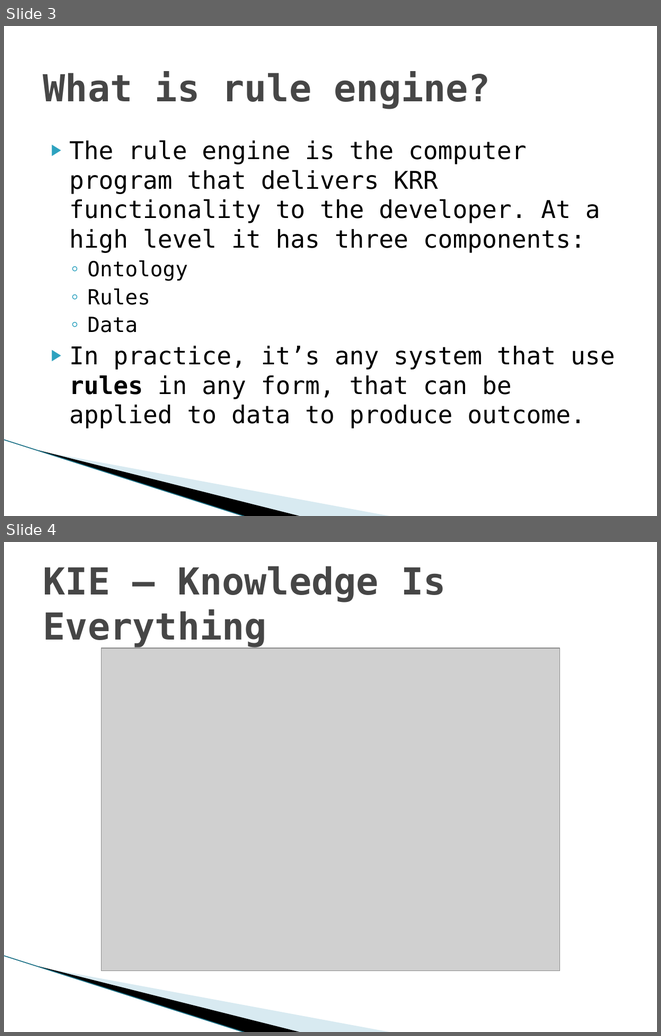
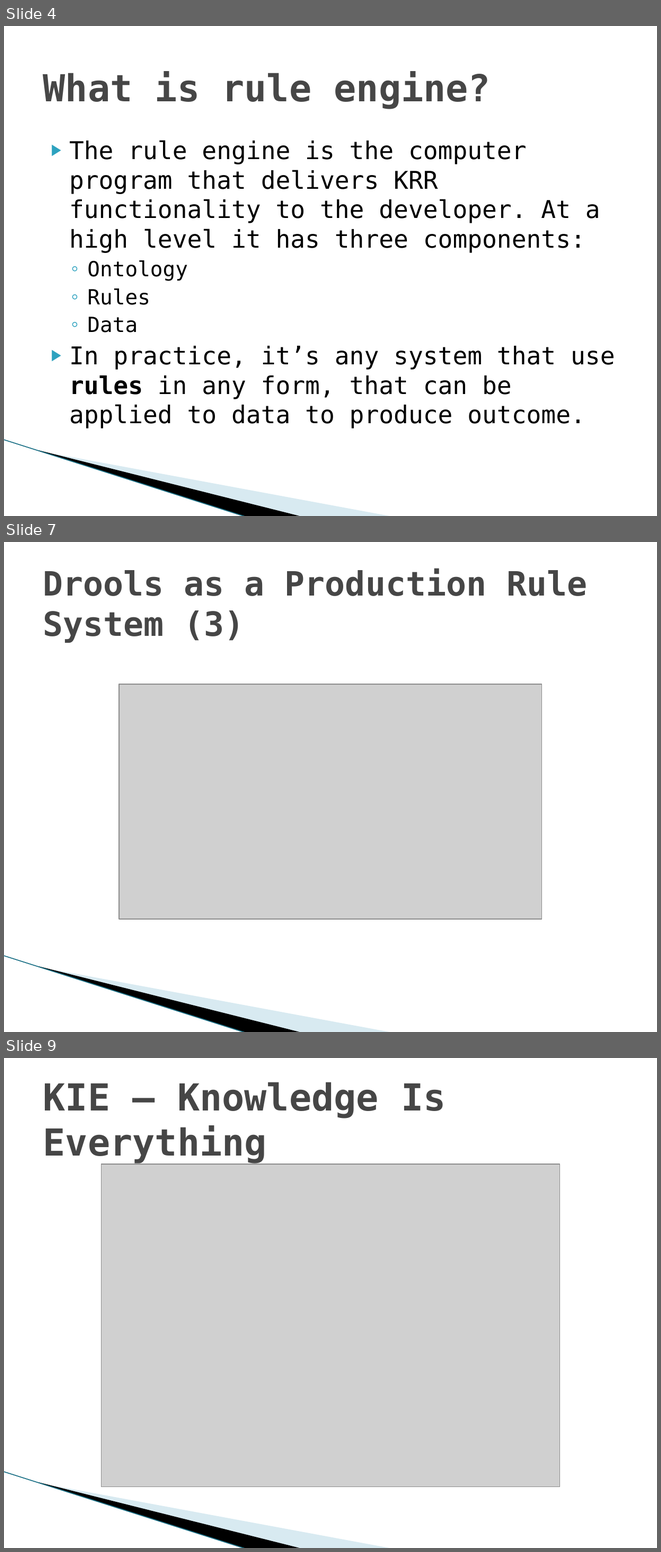
Before and after one commit to gspandy/drools-presentation-and-examples, a slide deck: drools-business-rules-engine.pptx. Shown one above the other, each under a label of ours: slides 3 and 4 before the commit, slides 4, 7 and 9 after it; the slides between them are not shown. The pictures are 661x1036 and 661x1552 pixels, drawn with LibreOffice and Linux fonts; fonts in the diff are those of the drawing; grey boxes stand for pictures; background and template pictures are left out. Boxes give left, top, right and bottom in pixels: in the first picture for what was removed or moved away, otherwise in the second. Text is boxed around its words. In the diff, an @@ line names an element or a change of style, - is before the commit and + after.

```diff
--- a/drools-business-rules-engine.pptx
+++ b/drools-business-rules-engine.pptx
@@ slide 7 added at [4, 542, 657, 1032], background #FFFFFF; not listed: 3 template elements that a slide beside it also shows @@
@@ title added at [43, 568, 587, 643], 36.9 pt, text #464646, bold @@
+Drools as a Production Rule System (3)
@@ picture added at [119, 685, 542, 919] @@
@@ what was slide 3 is now slide 4 @@
@@ what was slide 4 is now slide 9 @@
```
Also in this commit, not shown: 2 slides changed, 11 other slides added, 3 slides removed.
